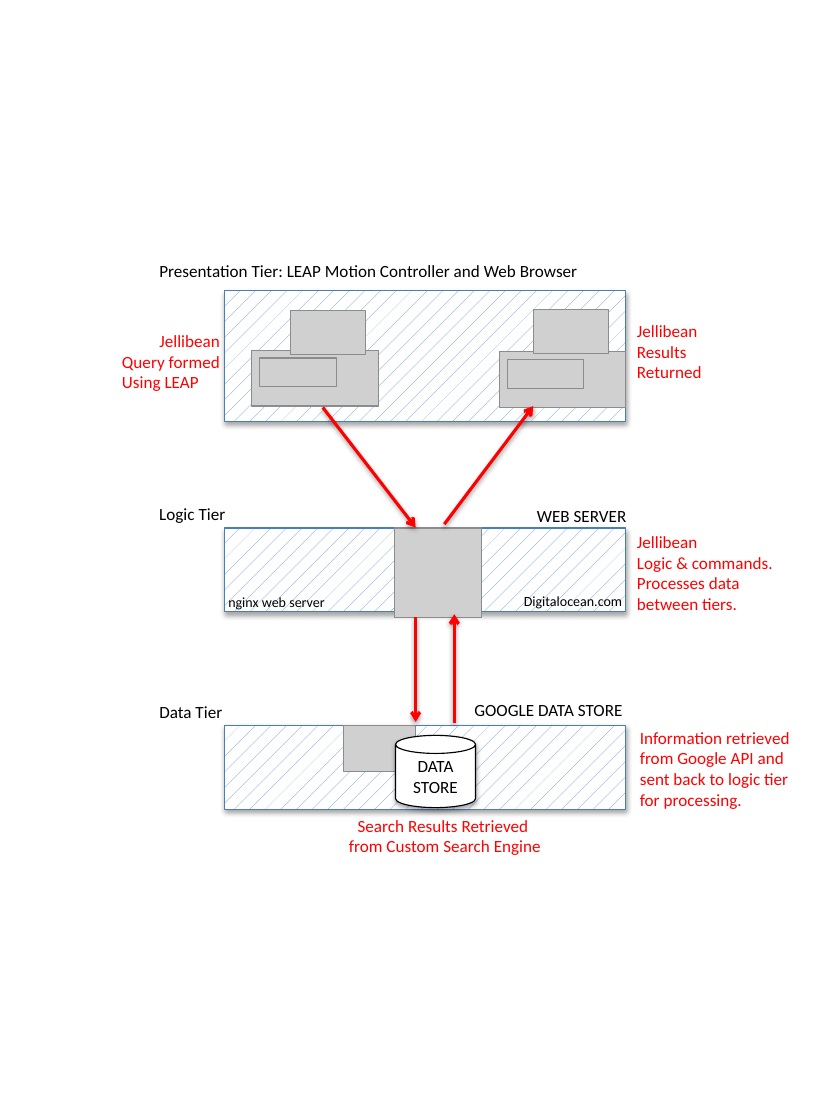
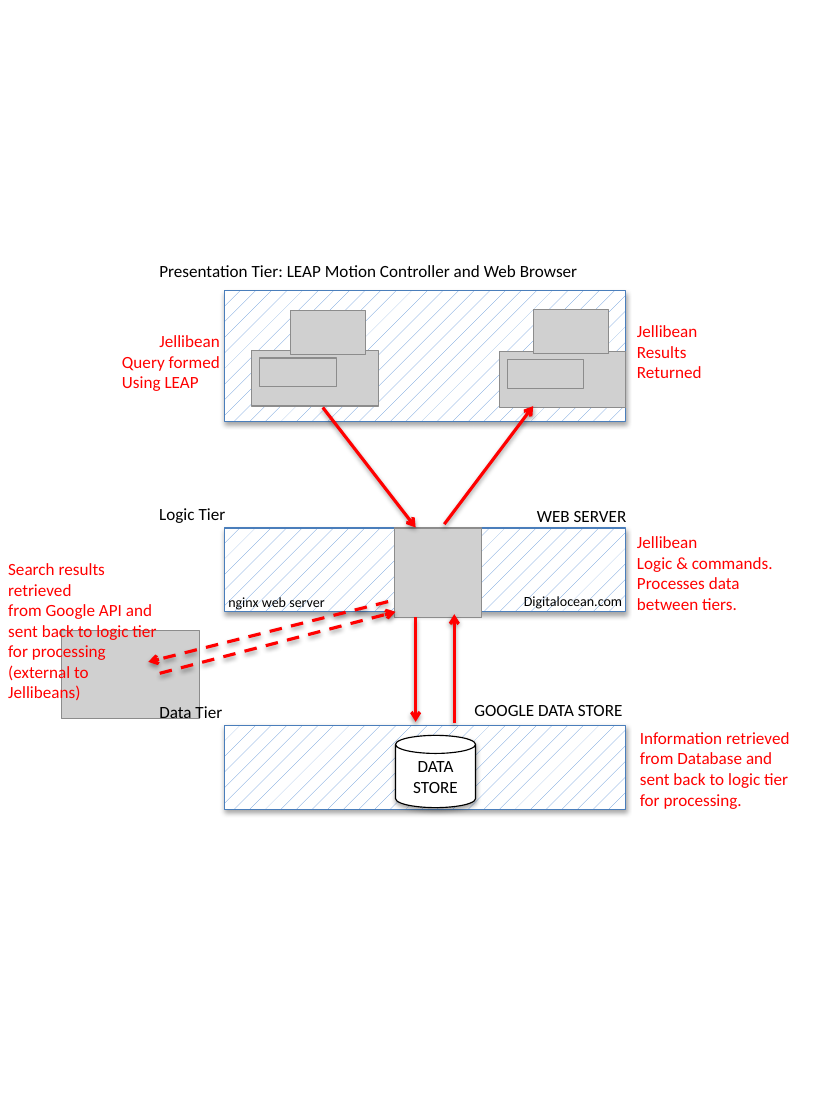
Before and after one commit to BBK-SDP-2015-emassa01/Project, a slide deck: slide 1 of images/NTIER1.pptx. Drawn at 840x1120 pixels with LibreOffice and Linux fonts; fonts in the diff are those of the drawing; grey boxes stand for pictures. Boxes give left, top, right and bottom in pixels: in the first picture for what was removed or moved away, otherwise in the second. Text is boxed around its words. In the diff, an @@ line names an element or a change of style, - is before the commit and + after.

Commit message:
results

```diff
--- a/images/NTIER1.pptx
+++ b/images/NTIER1.pptx
@@ text at [8,563,156,704]: text changed @@
-Information retrieved
-from Google API and
-sent back to logic tier
-for processing.
+Search results retrieved
+from Google API and
+sent back to logic tier
+for processing (external to Jellibeans)
@@ arrow added from (389, 601) to (148, 662), #FF0000 2 pt dashed @@
@@ arrow added from (160, 673) to (395, 612), #FF0000 2 pt dashed @@
@@ picture: place and size @@
-picture at [344,726,417,772]
+picture at [62,631,199,719]
@@ text added at [640,732,789,809], 11 pt, text #FF0000 @@
+Information retrieved
+from Database and
+sent back to logic tier
+for processing.
@@ text removed at [349,820,541,855] @@
-Search Results Retrieved
-from Custom Search Engine
```
Also in this commit, not shown: 18 other files.
